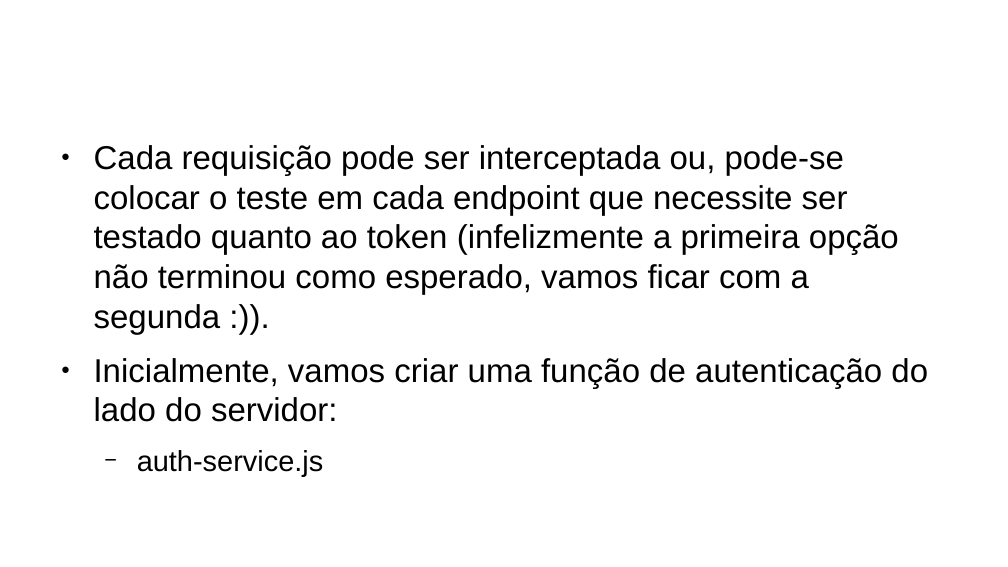
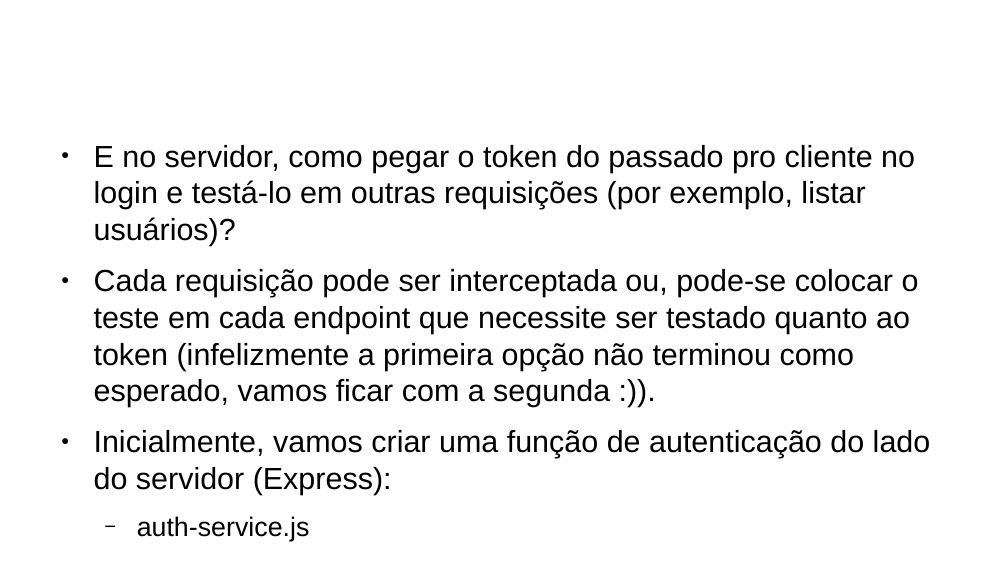
Before and after one commit to CCastro01/PIW-2019_1, a slide deck: slide 49 of SLIDES/14 - Refatoração do Projeto CRUD.odp (slide 48 before the commit). Drawn at 1008x567 pixels with LibreOffice and Linux fonts; fonts in the diff are those of the drawing; background and template pictures are left out. Boxes give left, top, right and bottom in pixels: in the first picture for what was removed or moved away, otherwise in the second. Text is boxed around its words. In the diff, an @@ line names an element or a change of style, - is before the commit and + after.

```diff
--- a/SLIDES/14 - Refatoração do Projeto CRUD.odp
+++ b/SLIDES/14 - Refatoração do Projeto CRUD.odp
@@ text at (94,145,915,246): paragraph added @@
+● E no servidor, como pegar o token do passado pro cliente no login e testá-lo em outras requisições (por exemplo, listar usuários)?
@@ text at (94,269,919,542): size 26 to 24.1 pt in "Cada requisição pode ser interceptada ou, pode-se ..."; size 22.8 to 21.1 pt in "auth-service.js" @@
@@ text at (94,430,931,495): text changed; size 26 to 24.1 pt @@
-● Inicialmente, vamos criar uma função de autenticação do lado do servidor:
+● Inicialmente, vamos criar uma função de autenticação do lado do servidor (Express):
```
Also in this commit, not shown: 23 other slides changed, 1 slide added, 27 other files.
